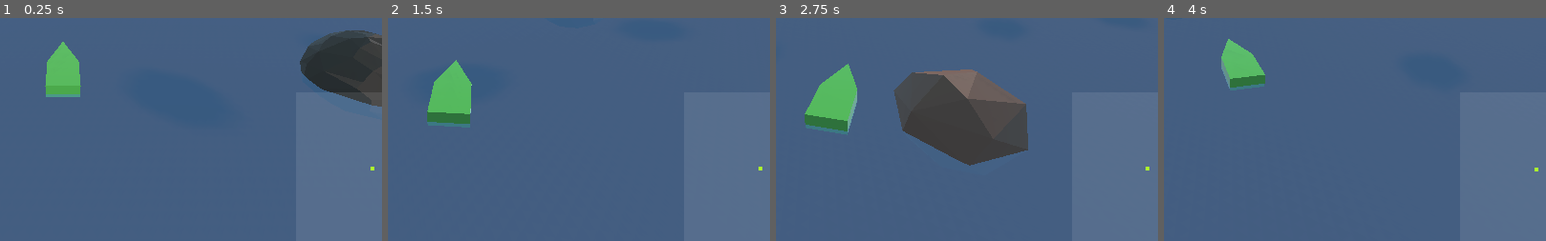
Above: before the commit, frames 1-4 (left to right).
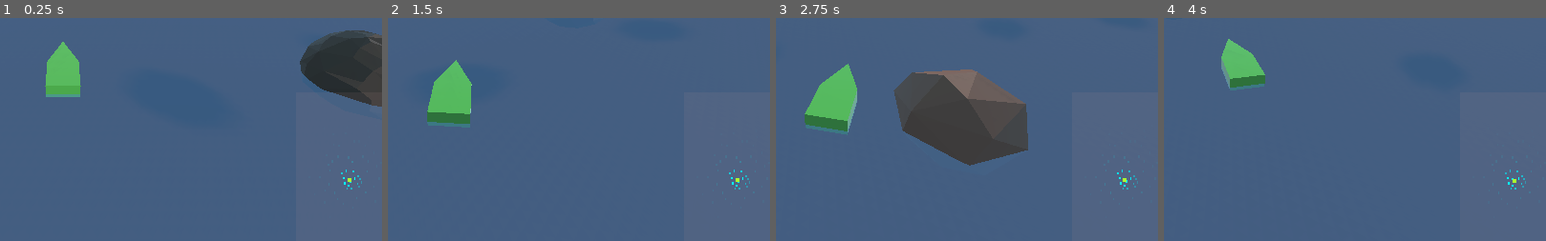
Above: after the commit, the same moments.

Repository: oparisy/Alakajam10
Game: Godot game, scene res://Main.tscn
The game is run twice, just before and just after one commit, with the same random seed, the same clock (stepped at 60 frames per second) and the same inputs.
Inputs:
- Up to frame 1 (0.25 s): no input
- Up to frame 2 (1.5 s): hold Right (rotate_right) 0.53-1.28 s; hold Down (backward) from 1.28 s (still down)
- Up to frame 3 (2.75 s): release Down (backward) at 2.03 s; hold Right (rotate_right) from 2.03 s (still down)
- Up to frame 4 (4 s): release Right (rotate_right) at 2.78 s; hold Up (forward) 2.78-3.53 s; hold Left (rotate_left) from 3.53 s (still down)
The pictures show only the part of the screen within x 42-92%, y 50-100%; the shares and areas given below are measured in that part.

The runs differ from the first frame. In frame 1, less than 0.1% of the frame differs, in the area x 89-98%, y 66-77%; in frame 2, less than 0.1%; in frame 3, less than 0.1%; in frame 4, less than 0.1%.

Commit message:
Sonar rochers sur minimap

Diff:
--- a/ChaosLagoons/Contents.gd
+++ b/ChaosLagoons/Contents.gd
@@ -1,13 +1,20 @@
 extends Control
 
+# Easier to tune in the GUI
+export var playerColor := Color.greenyellow
+export var rockColor:Color = Color("00f3ff")
 
 # Set by root node
 var playerWorldPosition = Vector3.ZERO
+var worldAssetsPos = []
 
 # Drawing zone size
 var size := Vector2(200, 200)
 var center = size * 0.5
-var scaling = .2
+
+# Those help in finetuning minimap "filling"
+var scaling = .30
+var offset = Vector2(-30, 15)
 
 # Called every frame. 'delta' is the elapsed time since the previous frame.
 func _process(_delta):
@@ -15,13 +22,29 @@
 	update()
 
 func _draw():
-	# Draw player position
+	# Compute player position
 	var playerMapPos = world_to_map(playerWorldPosition)
-	draw_rect(Rect2(playerMapPos, Vector2(5, 5)), Color.greenyellow, true)
+
+	# Draw all rocks
+	for rockWorldPos in worldAssetsPos:
+		# TODO Note that this could be computed once at startup
+		var rockMapPos = world_to_map(rockWorldPos)
+
+		# Compute a distance from player
+		var mapDistSqr = rockMapPos.distance_squared_to(playerMapPos)
+		var distCoeff = 100 / (mapDistSqr + 1)
+		var color = rockColor
+		color.a = distCoeff
+
+		draw_rect(Rect2(rockMapPos, Vector2(2, 3)), color, true)
+
+	# Draw player last (cleaner)
+	draw_rect(Rect2(playerMapPos, Vector2(5, 5)), playerColor, true)
+
 
 func world_to_map(pos : Vector3) -> Vector2:
 	# Basic linear conversion
-	var mpos = center + Vector2(pos.x, pos.z) * scaling
+	var mpos = center + Vector2(pos.x, pos.z) * scaling + offset
 
 	# Ensure we stay in the minimap
 	var clamped = Vector2(clamp(mpos.x, 0, size.x), clamp(mpos.y, 0, size.y))
--- a/ChaosLagoons/Main.gd
+++ b/ChaosLagoons/Main.gd
@@ -13,15 +13,22 @@
 # Used to get player informations
 onready var playerBody = get_node("PlayerBody")
 
+# Used to get static assets informations
+onready var worldAssets = get_node("WorldAssets")
+
 # Array of 2D coords (taken from handplaced nodes inspector)
 var coords = [] # [[4.671, -16.02], [-12.748, -9.396], [12.842, -3.447]]
 
 # Called when the node enters the scene tree for the first time.
 func _ready():
+	# Not used anymore
 	for coord in coords:
 		var rock = rockModel.instance()
 		rock.translation = Vector3(coord[0], 0, coord[1])
 		add_child_below_node(baseNode, rock)
+
+	# Send fixed assets coordinates once to minimap
+	minimap.set_world_assets(worldAssets.get_assets_positions())
 
 func _process(_delta):
 	# Fetch player position, send it to minimap
--- a/ChaosLagoons/Minimap.gd
+++ b/ChaosLagoons/Minimap.gd
@@ -1,7 +1,11 @@
 extends Control
 
-onready var contents = $"Background/Contents"
+onready var contents = $"Contents"
 
-# Called  by main scene
+# Called once by main scene
+func set_world_assets(arr):
+	contents.worldAssetsPos = arr
+
+# Called  by main scene at each frame
 func set_player_position(pos):
 	contents.playerWorldPosition = pos
--- a/ChaosLagoons/Minimap.tscn
+++ b/ChaosLagoons/Minimap.tscn
@@ -18,14 +18,18 @@
 anchor_bottom = 1.0
 margin_left = -200.0
 margin_top = -200.0
-color = Color( 1, 1, 1, 0.0980392 )
+color = Color( 0.752941, 0.584314, 0.584314, 0.0980392 )
 __meta__ = {
 "_edit_use_anchors_": false
 }
 
-[node name="Contents" type="Control" parent="Background"]
-margin_right = 200.0
-margin_bottom = 200.0
+[node name="Contents" type="Control" parent="."]
+anchor_left = 1.0
+anchor_top = 1.0
+anchor_right = 1.0
+anchor_bottom = 1.0
+margin_left = -200.0
+margin_top = -200.0
 script = ExtResource( 1 )
 __meta__ = {
 "_edit_use_anchors_": false
--- /dev/null
+++ b/ChaosLagoons/WorldAssets.gd
@@ -0,0 +1,8 @@
+extends Spatial
+
+# Provide rock positions to caller
+func get_assets_positions():
+	var result = []
+	for c in get_children():
+		result.append(c.translation)
+	return result
--- a/ChaosLagoons/WorldAssets.tscn
+++ b/ChaosLagoons/WorldAssets.tscn
@@ -1,10 +1,12 @@
-[gd_scene load_steps=3 format=2]
+[gd_scene load_steps=4 format=2]
 
 [ext_resource path="res://RockModel2.tscn" type="PackedScene" id=1]
 [ext_resource path="res://RockModel.tscn" type="PackedScene" id=2]
+[ext_resource path="res://WorldAssets.gd" type="Script" id=3]
 
 [node name="WorldAssets" type="Spatial"]
 transform = Transform( 0.954063, 0, -0.299607, 0, 1, 0, 0.299607, 0, 0.954063, -11.973, 0, -6.59384 )
+script = ExtResource( 3 )
 
 [node name="RockModel" parent="." instance=ExtResource( 2 )]
 transform = Transform( 0.965926, 1.03474e-08, 0.258819, -1.12399e-08, 1, 1.96855e-09, -0.258819, -4.81056e-09, 0.965926, 0, 0, 0 )
Not shown, changed: notes/journal.txt
Not shown, changed: notes/plan.txt
Not shown, changed: notes/time.txt
